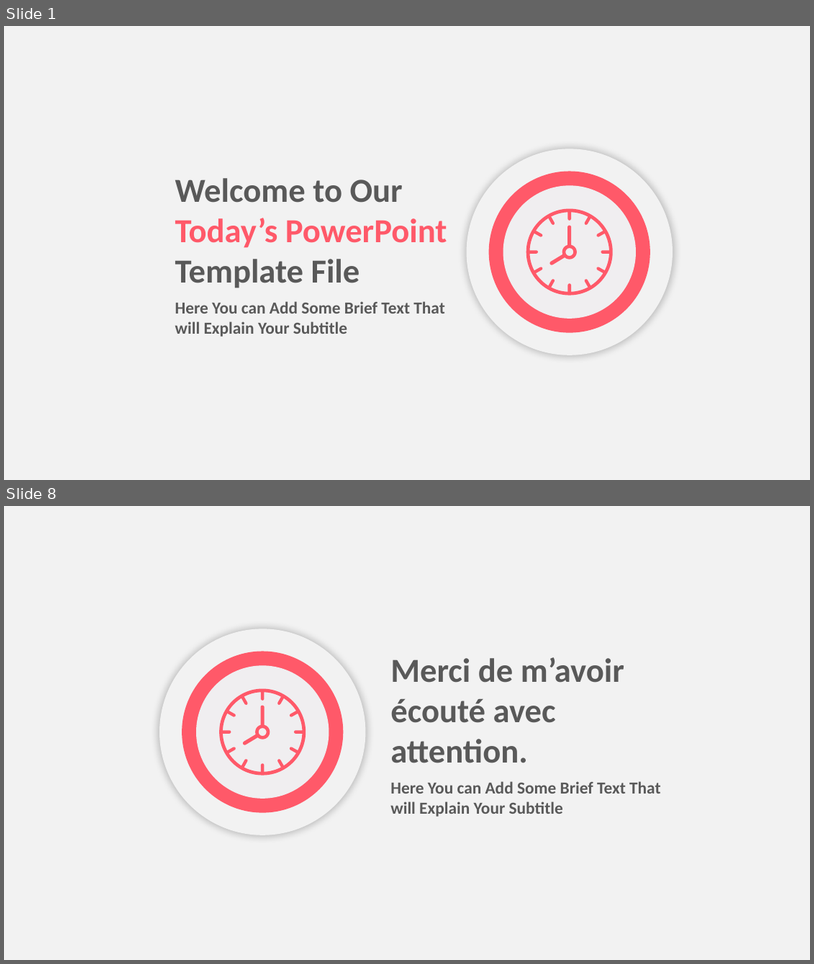
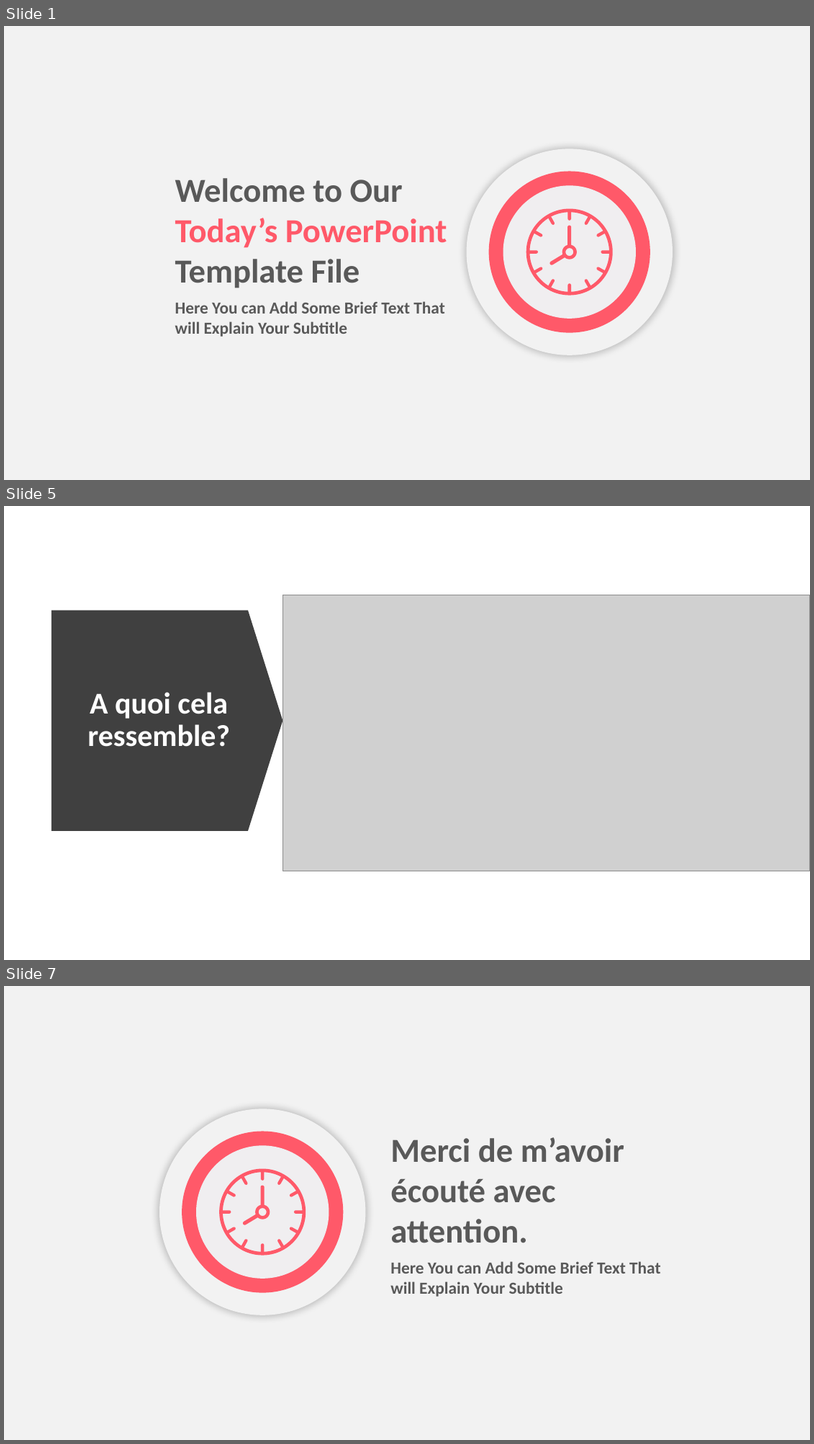
Before and after one commit to Jeremy-Sabadie/pmn-tools, a slide deck: pvt/pvt.pptx. Shown one above the other, each under a label of ours: slides 1 and 8 before the commit, slides 1, 5 and 7 after it; the slides between them are not shown. The pictures are 814x964 and 814x1444 pixels, drawn with LibreOffice and Linux fonts; fonts in the diff are those of the drawing; grey boxes stand for pictures. Boxes give left, top, right and bottom in pixels: in the first picture for what was removed or moved away, otherwise in the second. Text is boxed around its words. In the diff, an @@ line names an element or a change of style, - is before the commit and + after.

```diff
--- a/pvt/pvt.pptx
+++ b/pvt/pvt.pptx
@@ slide 5 added at <box>4,506,810,960</box>, background #FFFFFF @@
@@ down arrow added at <box>52,610,283,831</box>, fill #404040 @@
@@ picture added at <box>283,595,810,870</box> @@
@@ text added at <box>88,692,230,746</box>, 36 pt, text #FFFFFF, bold @@
+A quoi cela ressemble?
@@ what was slide 8 is now slide 7 @@
```
Also in this commit, not shown: 1 slide changed, 3 other slides added, 5 slides removed, 11 other files.
